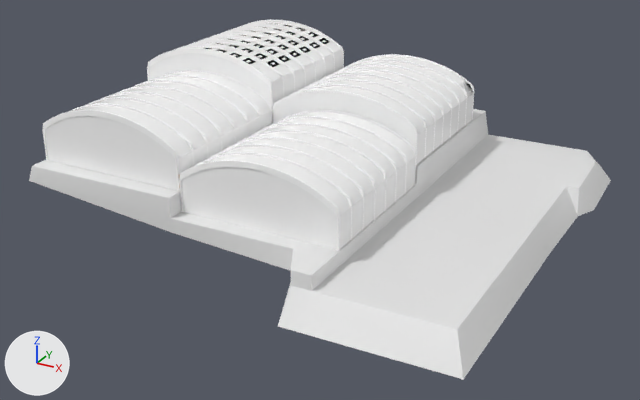
What one commit did to the glTF model Constructs/Main_Factory/Main_Factory.glb.
Before and after are seen from a camera (50 mm lens) standing at (81.0, -72.2, 40.0) and looking at (30.5, 19.6, -5.9). Arrows for +X, +Y and +Z are at lower left; the lights stay in place. Objects named as collision shapes, trigger or cutter boxes, shadow casters or lower levels of detail are left out. Where no turn or scale is listed for an object, it has been applied to the vertices. Vertices at the same position are counted once.

Names of what the first picture shows: 'MainHangarArchColumns_Opt_AllTogether', 'MainHangars', 'MainHangarsGrounds'.
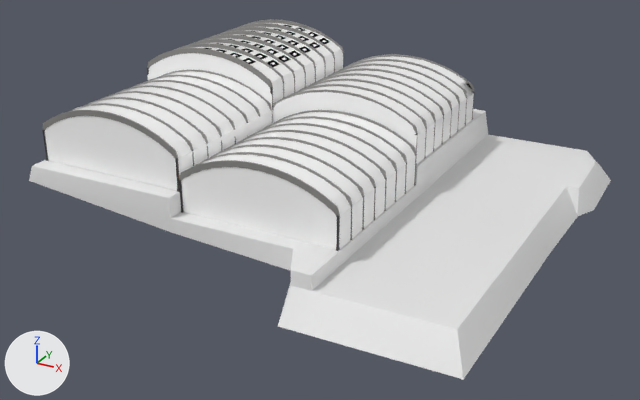
Boxes [x1, y1, x2, y2] around the edits, measured in the pictures (640 x 400 px):
part 1 of me_cube_023, recoloured (white to grey): [43, 19, 474, 216] in both
part 2 of me_cube_023, recoloured (white to grey): [42, 53, 475, 251] in both

The change, as a list of edits to the scene's bpy script:
```text
Add mat_regolithshape_proc:
    mat_regolithshape_proc = principled_material('RegolithShape_Proc')
    mat_regolithshape_proc.base_color = (0.254, 0.25, 0.242)  # grey #8a8987
Add mat_cast_basalt:
    mat_cast_basalt = principled_material('Cast_Basalt')
    mat_cast_basalt.base_color = (0.0331, 0.0331, 0.0331)  # black #333333
Change me_cube_023:
    where me_cube_023.from_pydata(...)  # 22144 vertices, 40960 faces; spans x -10.3..31.0, y -40.8..0.2, z -10.4..3.0
    used by ob_mainhangararchcolumns_opt_alltogether; location = (11.4, 42.9, 7.9)
    me_cube_023 part 1: all 12416 faces that had it switch from mat_claygray (white #ffffff) to mat_regolithshape_proc (grey #8a8987)
    me_cube_023 part 2: all 28544 faces that had it switch from mat_regolithshape (white #ffffff) to mat_cast_basalt (black #333333)
```
